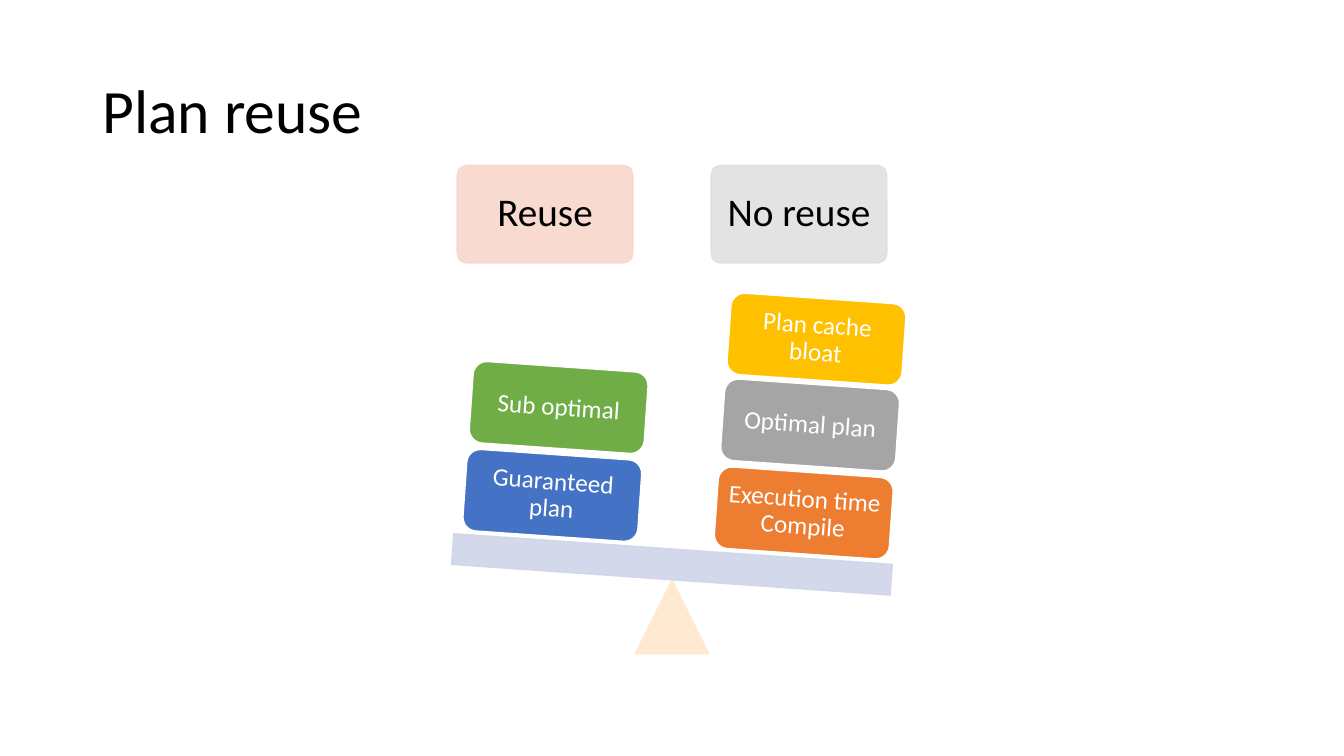
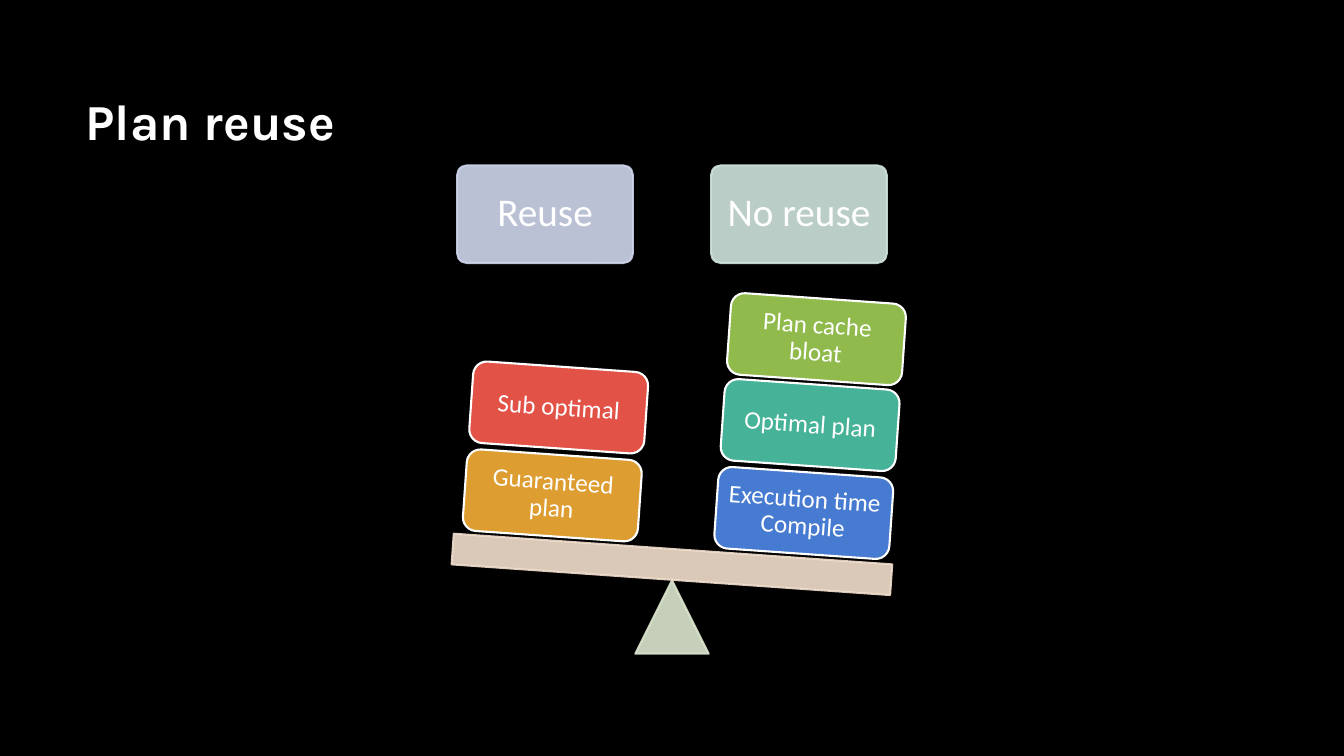
Before and after one commit to sabinio/SQLTraining, a slide deck: slide 16 of Slides/3. Query Execution.pptx (slide 14 before the commit). Drawn at 1344x756 pixels with LibreOffice and Linux fonts; fonts in the diff are those of the drawing; background and template pictures are left out. Boxes give left, top, right and bottom in pixels: in the first picture for what was removed or moved away, otherwise in the second. Text is boxed around its words. In the diff, an @@ line names an element or a change of style, - is before the commit and + after.

```diff
--- a/Slides/3. Query Execution.pptx
+++ b/Slides/3. Query Execution.pptx
@@ background #FFFFFF to picture (left out) @@
@@ title "Plan reuse": place and size @@
-title "Plan reuse" at (102,90,362,134)
+title "Plan reuse" at (86,105,335,141)
@@ title "Plan reuse" at (86,105,335,141): size 44 to 36 pt, font Calibri to Karla, text colour #000000 to #FFFFFF, bold on; line spacing 0.9 to 1 @@
@@ rounded rectangle at (458,165,633,263): fill #F8D7CE at 90% opacity to #CFD7EE at 90% opacity; outline #F8D7CE 1 pt to #CFD7EE 1.5 pt @@
@@ text "Reuse" at (497,201,592,226): text colour #000000 to #FFFFFF @@
@@ rounded rectangle at (711,165,886,263): fill #E1E1E1 at 90% opacity to #CFE4DD at 90% opacity; outline #E1E1E1 1 pt to #CFE4DD 1.5 pt @@
@@ text "No reuse" at (728,201,870,226): text colour #000000 to #FFFFFF @@
@@ rounded rectangle at (726,292,907,386): fill #FFC000 to #90BA4C; outline #FFFFFF 1 pt to #FFFFFF 1.5 pt @@
@@ rounded rectangle at (468,361,649,455): fill #70AD47 to #E25247; outline #FFFFFF 1 pt to #FFFFFF 1.5 pt @@
@@ rounded rectangle at (720,378,901,472): fill #A5A5A5 to #46B298; outline #FFFFFF 1 pt to #FFFFFF 1.5 pt @@
@@ rounded rectangle at (462,449,643,542): fill #4472C4 to #DD9D31; outline #FFFFFF 1 pt to #FFFFFF 1.5 pt @@
@@ rounded rectangle at (713,466,894,560): fill #ED7D31 to #477BD1; outline #FFFFFF 1 pt to #FFFFFF 1.5 pt @@
@@ rectangle at (452,534,893,595): fill #CFD5EA at 90% opacity to #F2DFCE at 90% opacity; outline #CFD5EA 1 pt to #F2DFCE 1.5 pt @@
@@ triangle at (635,581,709,654): fill #FFE8CC at 90% opacity to #DBE7D0 at 90% opacity; outline #FFE8CC 1 pt to #DBE7D0 1.5 pt @@
```
Also in this commit, not shown: 19 other slides changed, 14 slides added, 4 slides removed.
